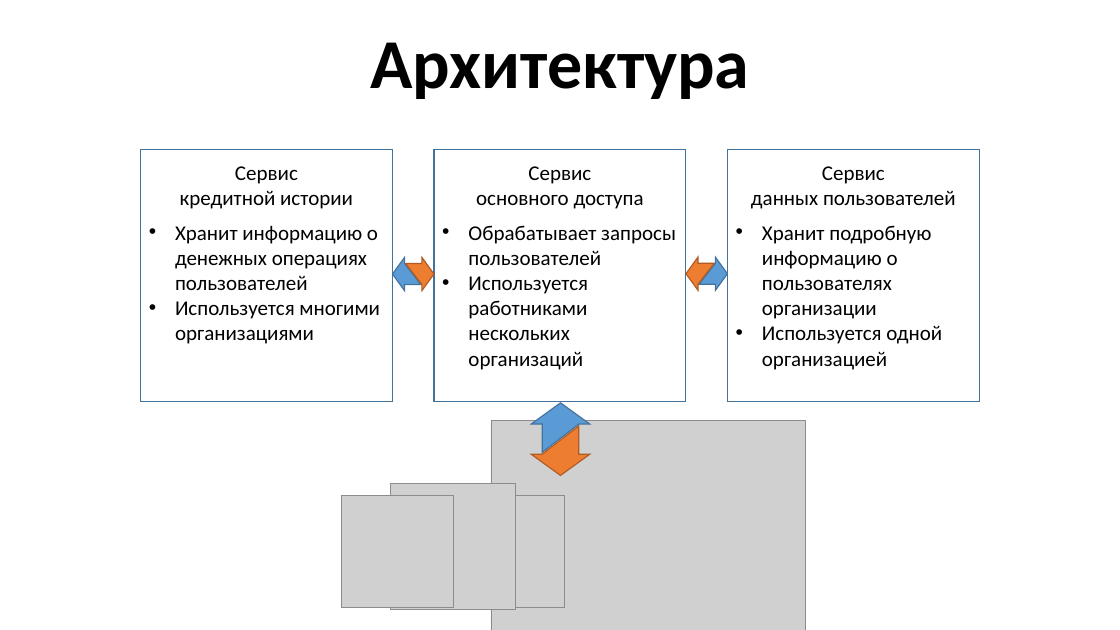
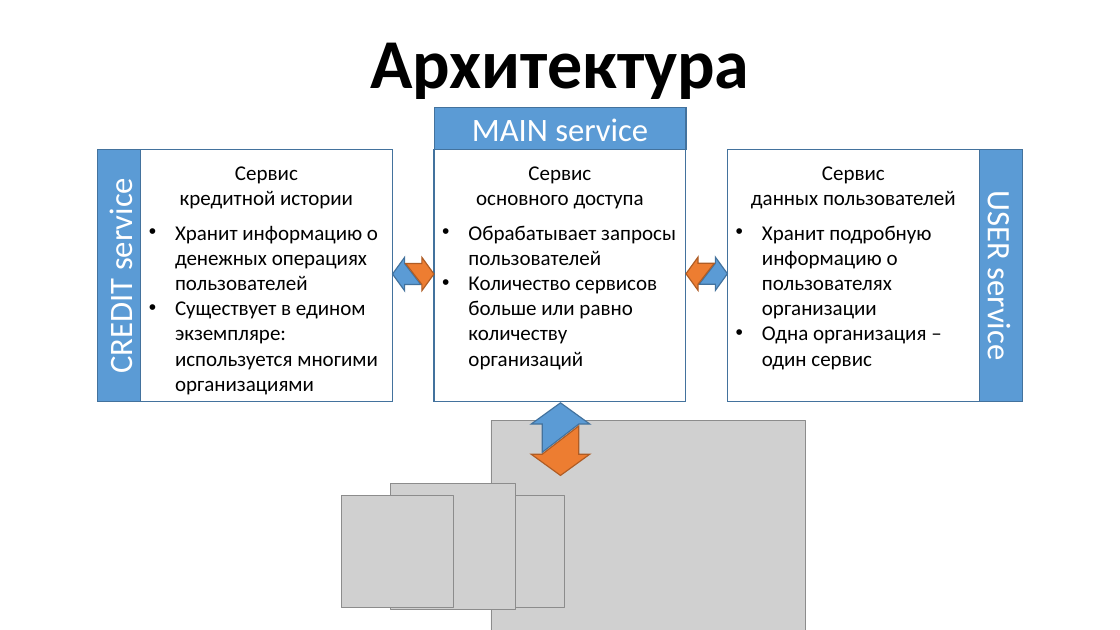
Before and after one commit to YoungTeurus/CreditAndUserServices, a slide deck: slide 6 of docs/Java 3 - presentation (without animation).pptx. Drawn at 1120x630 pixels with LibreOffice and Linux fonts; fonts in the diff are those of the drawing; grey boxes stand for pictures. Boxes give left, top, right and bottom in pixels: in the first picture for what was removed or moved away, otherwise in the second. Text is boxed around its words. In the diff, an @@ line names an element or a change of style, - is before the commit and + after.

```diff
--- a/docs/Java 3 - presentation (without animation).pptx
+++ b/docs/Java 3 - presentation (without animation).pptx
@@ rectangle added at [434, 108, 686, 150], fill #5B9BD5, outline #43739E 1 pt, 28 pt, text #FFFFFF @@
+MAIN service
@@ rectangle added at [98, 150, 141, 402], fill #5B9BD5, outline #43739E 1 pt, 28 pt, text #FFFFFF @@
+CREDIT service
@@ rectangle added at [979, 150, 1022, 402], fill #5B9BD5, outline #43739E 1 pt, 28 pt, text #FFFFFF @@
+USER service
@@ text at [468, 276, 657, 370]: text changed @@
-• Используется работниками нескольких организаций
+• Количество сервисов больше или равно количеству организаций
@@ text at [175, 301, 378, 395]: text changed @@
-• Используется многими организациями
+• Существует в едином экземпляре: используется многими организациями
@@ text at [762, 326, 926, 370]: text changed @@
-• Используется одной организацией
+• Одна организация – один сервис
```
Also in this commit, not shown: 8 other slides changed, 3 slides added, 2 other files.
